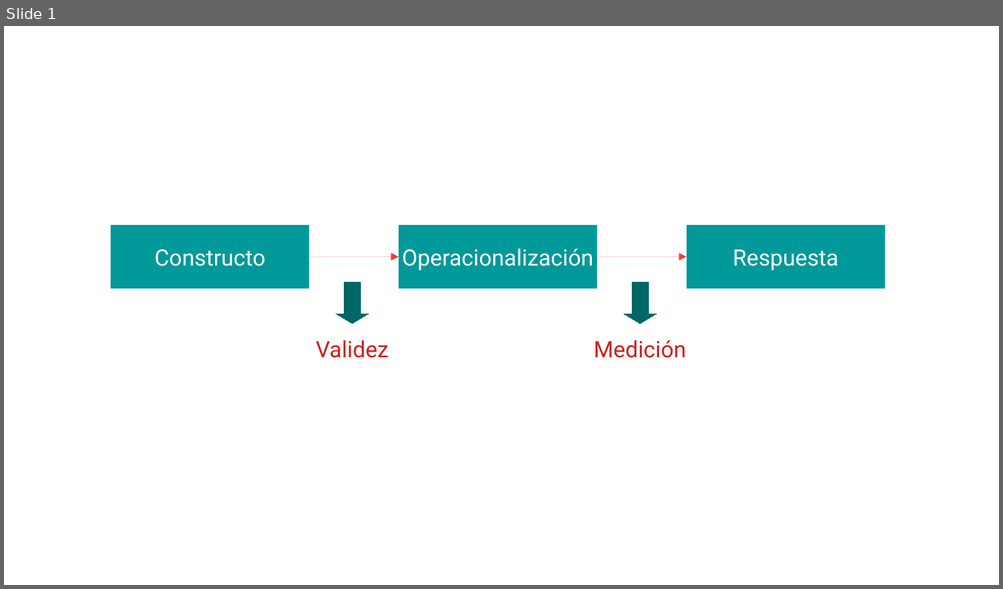
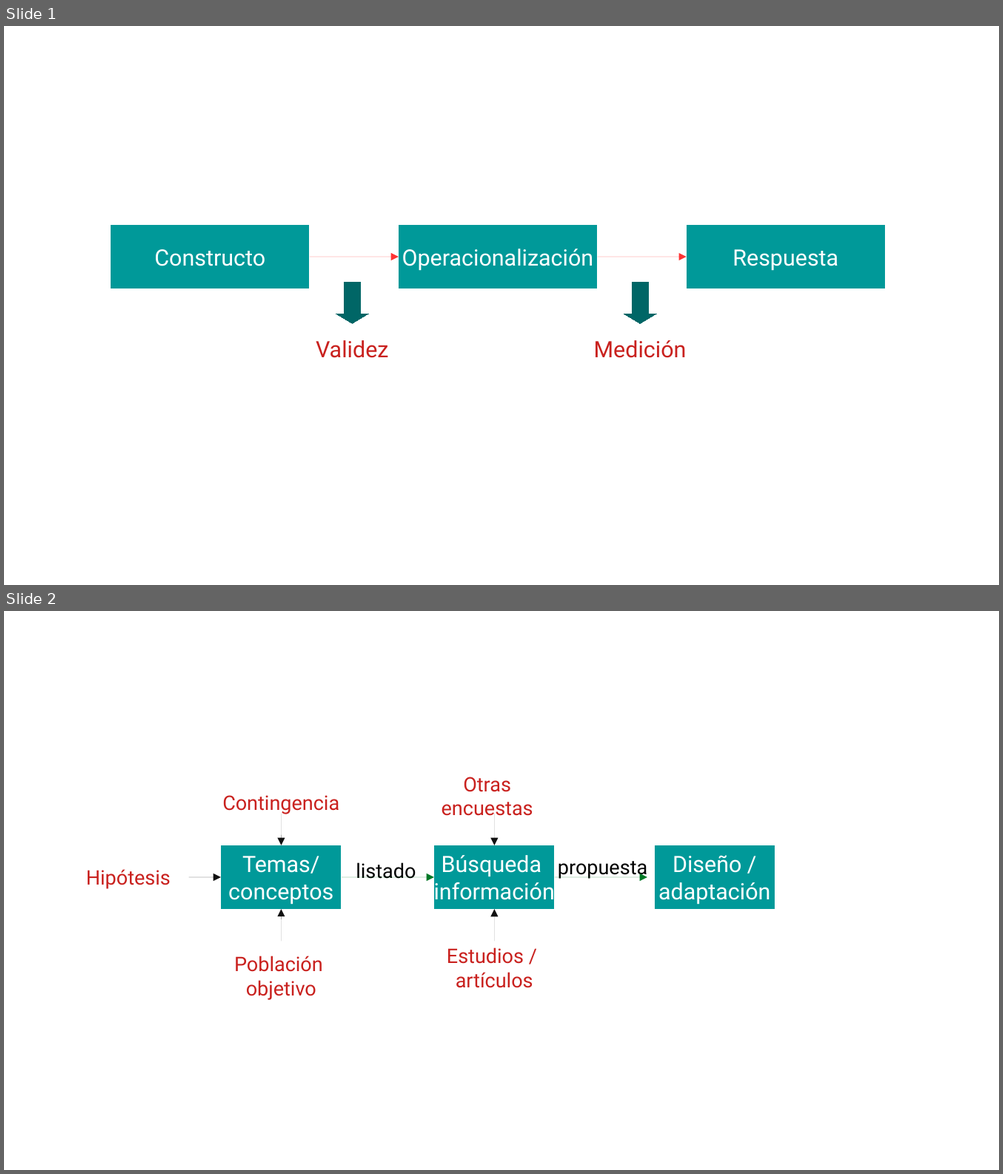
Before and after one commit to juancarloscastillo/encuestas-sociales, a slide deck: docs/files/img/slides/schemes.odp. Shown one above the other, each under a label of ours: slide 1 before the commit, slides 1 and 2 after it. The pictures are 1003x589 and 1003x1174 pixels, drawn with LibreOffice and Linux fonts; fonts in the diff are those of the drawing. Boxes give left, top, right and bottom in pixels: in the first picture for what was removed or moved away, otherwise in the second. Text is boxed around its words. In the diff, an @@ line names an element or a change of style, - is before the commit and + after.

```diff
--- a/docs/files/img/slides/schemes.odp
+++ b/docs/files/img/slides/schemes.odp
@@ slide 2 added at [4,611,999,1170], background #FFFFFF @@
@@ rectangle added at [427,785,548,807], fill #FFFFFF, outline #FFFFFF 0 pt, 16 pt, text #C9211E @@
+Otras
+encuestas
@@ rectangle added at [221,792,341,814], fill #FFFFFF, outline #FFFFFF 0 pt, 16 pt, text #C9211E @@
+Contingencia
@@ arrow added from (281, 813) to (281, 846), #111111 0 pt @@
@@ arrow added from (494, 813) to (494, 846), #111111 0 pt @@
@@ rectangle added at [221,846,341,910], fill #009999, outline #FFFFFF 0 pt, 18 pt, text #FFFFFF @@
+Temas/
+conceptos
@@ rectangle added at [434,846,555,910], fill #009999, outline #FFFFFF 0 pt, 18 pt, text #FFFFFF @@
+Búsqueda
+información
@@ rectangle added at [654,846,775,910], fill #009999, outline #FFFFFF 0 pt, 18 pt, text #FFFFFF @@
+Diseño /
+adaptación
@@ rectangle added at [68,866,189,888], fill #FFFFFF, outline #FFFFFF 0 pt, 16 pt, text #C9211E @@
+Hipótesis
@@ rectangle added at [349,860,424,882], fill #FFFFFF, outline #FFFFFF 0 pt, 16 pt, text #000000 @@
+listado
@@ rectangle added at [566,857,640,878], fill #FFFFFF, outline #FFFFFF 0 pt, 16 pt, text #000000 @@
+propuesta
@@ arrow added from (189, 877) to (221, 877), #111111 0 pt @@
@@ arrow added from (341, 877) to (434, 877), #007826 0 pt @@
@@ arrow added from (555, 877) to (648, 877), #007826 0 pt @@
@@ arrow added from (281, 941) to (281, 910), #111111 0 pt @@
@@ arrow added from (494, 941) to (494, 910), #111111 0 pt @@
@@ rectangle added at [221,941,341,963], fill #FFFFFF, outline #FFFFFF 0 pt, 16 pt, text #C9211E @@
+Población
+objetivo
@@ rectangle added at [434,941,555,994], fill #FFFFFF, outline #FFFFFF 0 pt, 16 pt, text #C9211E @@
+Estudios /
+artículos
```
Also in this commit, not shown: 35 other files.
